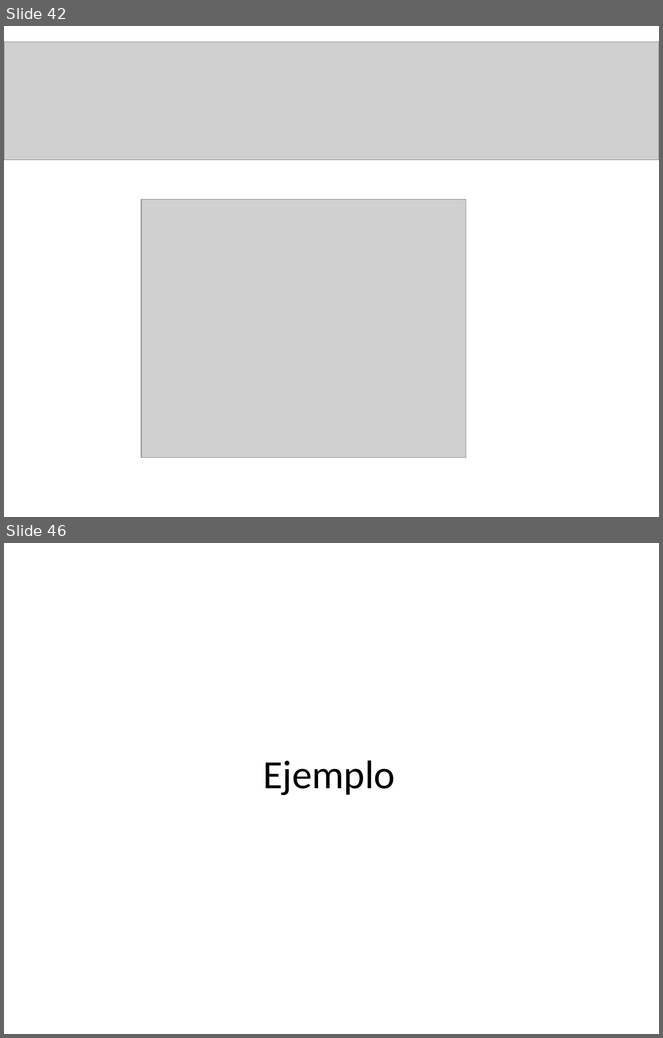
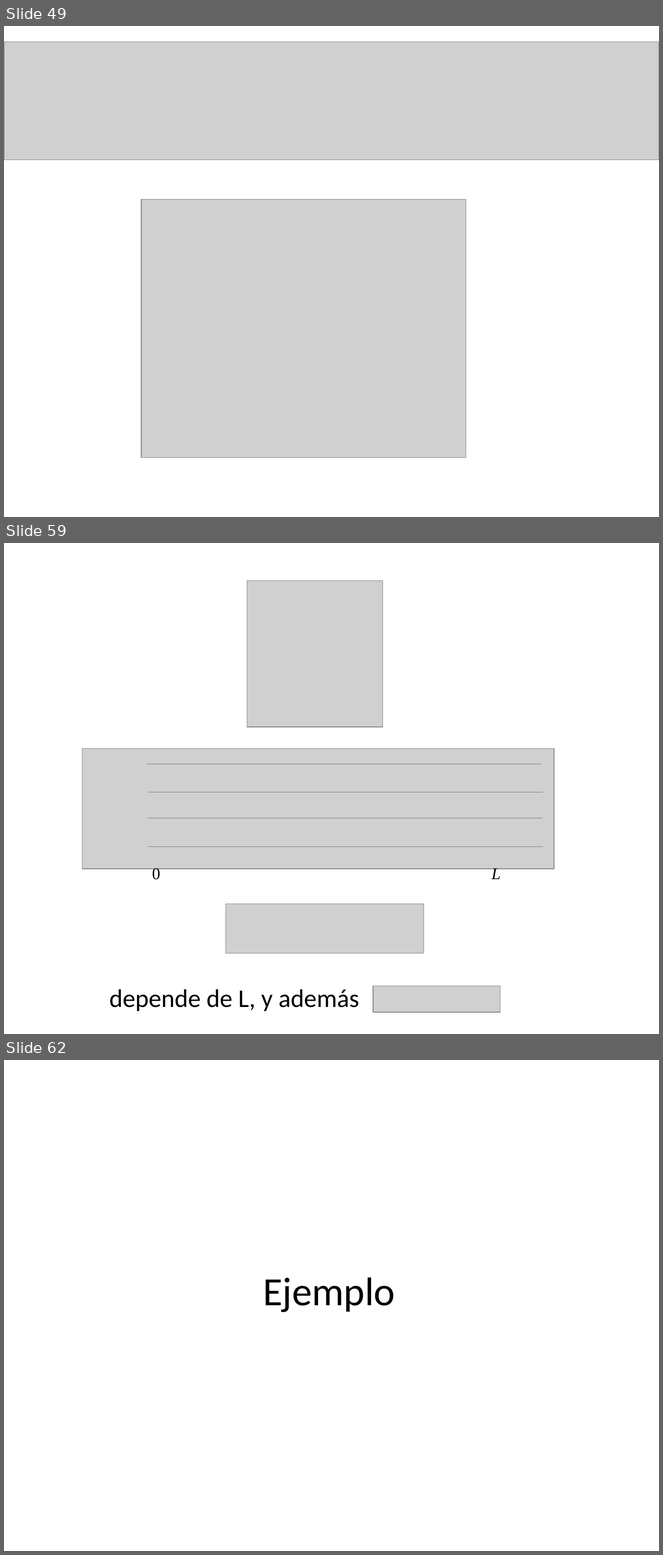
Before and after one commit to MFMG99/patrones, a slide deck: clases/Cap02_Extraccion_de_Caracteristicas/presentations/PAT02_DescriptoresFourier.pptx. Shown one above the other, each under a label of ours: slides 42 and 46 before the commit, slides 49, 59 and 62 after it; the slides between them are not shown. The pictures are 663x1038 and 663x1555 pixels, drawn with LibreOffice and Linux fonts; fonts in the diff are those of the drawing; grey boxes stand for pictures. Boxes give left, top, right and bottom in pixels: in the first picture for what was removed or moved away, otherwise in the second. Text is boxed around its words. In the diff, an @@ line names an element or a change of style, - is before the commit and + after.

```diff
--- a/clases/Cap02_Extraccion_de_Caracteristicas/presentations/PAT02_DescriptoresFourier.pptx
+++ b/clases/Cap02_Extraccion_de_Caracteristicas/presentations/PAT02_DescriptoresFourier.pptx
@@ slide 59 added at [4,543,659,1034], background #FFFFFF @@
@@ picture added at [247,581,383,728] @@
@@ picture added at [83,749,554,869] @@
@@ line added from (147, 765) to (542, 765), #808080 0.5 pt @@
@@ line added from (149, 792) to (543, 792), #808080 0.5 pt @@
@@ line added from (148, 818) to (543, 818), #808080 0.5 pt @@
@@ line added from (148, 847) to (543, 847), #808080 0.5 pt @@
@@ text added at [152,866,501,880], 18 pt, text #000000 @@
+0 L
@@ picture added at [226,904,424,954] @@
@@ text added at [110,990,359,1012], 28 pt, text #000000 @@
+depende de L, y además /
@@ picture added at [373,986,500,1012] @@
@@ what was slide 42 is now slide 49 @@
@@ what was slide 46 is now slide 62 @@
```
Also in this commit, not shown: 6 slides changed, 16 other slides added, 1 slide removed.
